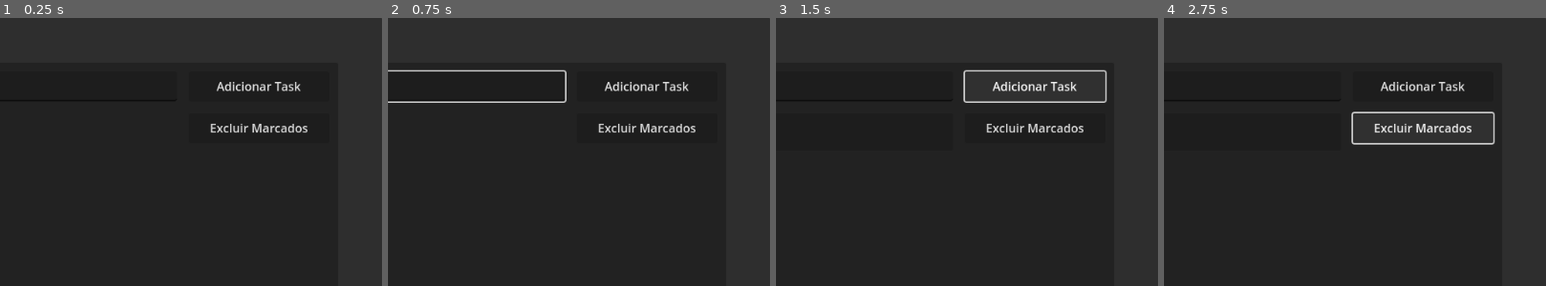
Above: before the commit, frames 1-4 (left to right).
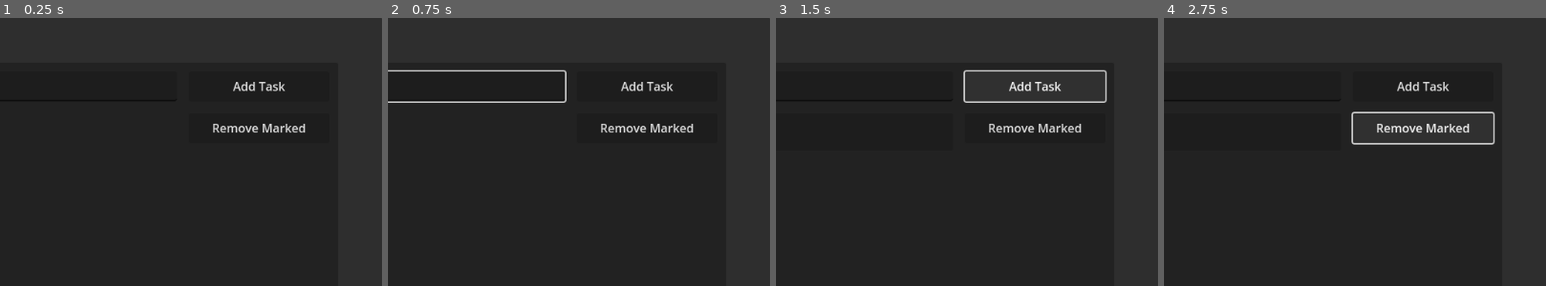
Above: after the commit, the same moments.

Repository: antonioivodev/to-go
Game: Godot game, scene res://_scenes/app.tscn
Same seed, same stepped clock (60 frames per second), same inputs: the game is played once before the commit and once after it.
Inputs (mouse positions are % of the whole screen's width and height, from its top left):
- Up to frame 1 (0.25 s): no input
- Up to frame 2 (0.75 s): click (40, 13) at 0.52 s; type "12" at 0.6 s
- Up to frame 3 (1.5 s): click "Adicionar Task" (after the commit: "Add Task") at 1.25 s
- Up to frame 4 (2.75 s): click "Excluir Marcados" (after the commit: "Remove Marked") at 2 s
The pictures show only the part of the screen within x 50-100%, y 0-50%; the shares and areas given below are measured in that part.

The runs differ from the first frame. In frame 1, 1.0% of the frame differs, in the area x 55-81%, y 23-43%; in frame 2, 1.0%; in frame 3, 1.0%; in frame 4, 1.0%.
Error in both runs: Attempt to call function 'close' in base 'null instance' on a null instance. (res://_scripts/app.gd:18)

Commit message:
update UI

Diff:
--- a/_scenes/app.tscn
+++ b/_scenes/app.tscn
@@ -102,7 +102,7 @@
 unique_name_in_owner = true
 custom_minimum_size = Vector2(0, 40)
 layout_mode = 2
-text = "Adicionar Task"
+text = "Add Task"
 
 [node name="MarginContainer2" type="MarginContainer" parent="PanelContainer/CenterContainer/PanelContainer/HBoxContainer/VBoxContainer2/HBoxContainer/VBoxContainer"]
 custom_minimum_size = Vector2(0, 8)
@@ -113,7 +113,7 @@
 custom_minimum_size = Vector2(0, 40)
 layout_mode = 2
 size_flags_horizontal = 3
-text = "Excluir Marcados"
+text = "Remove Marked"
 
 [node name="MarginContainer" type="MarginContainer" parent="PanelContainer/CenterContainer/PanelContainer/HBoxContainer/VBoxContainer2/HBoxContainer"]
 custom_minimum_size = Vector2(8, 0)
